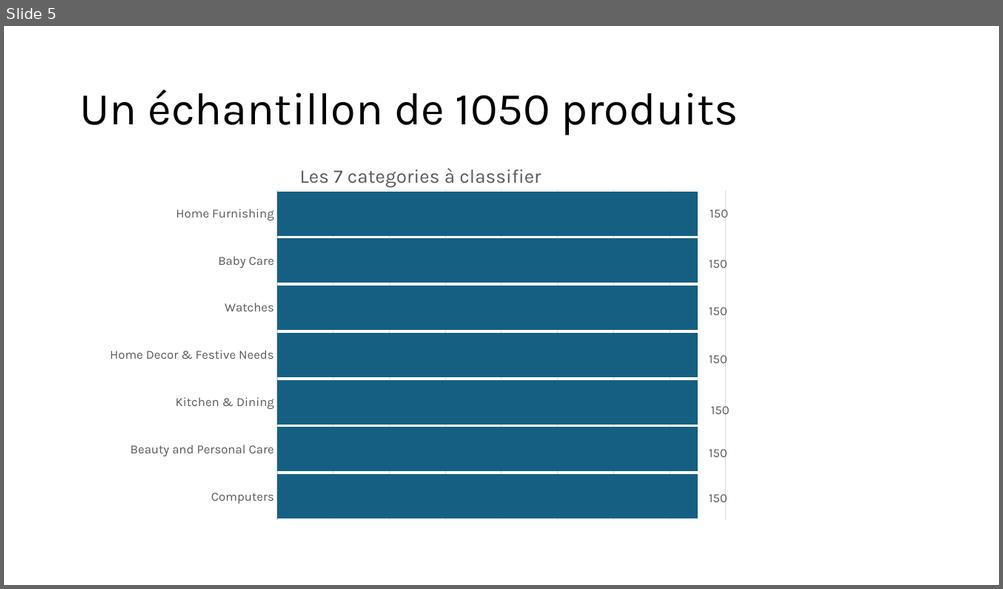
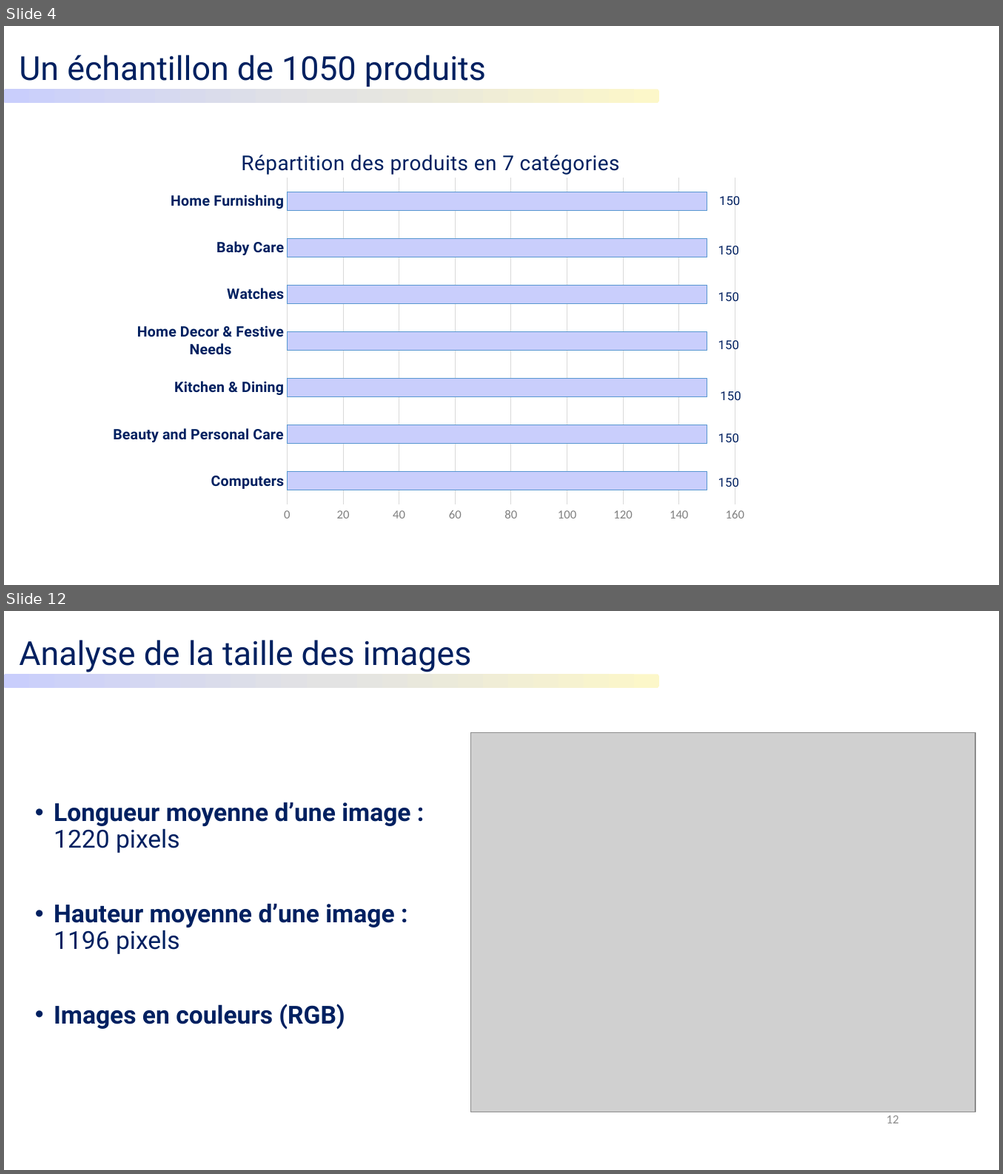
Before and after one commit to Hedredo/oc_projet_6, a slide deck: 5_presentation_072024.pptx. Shown one above the other, each under a label of ours: slide 5 before the commit, slides 4 and 12 after it; the slides between them are not shown. The pictures are 1003x589 and 1003x1174 pixels, drawn with LibreOffice and Linux fonts; fonts in the diff are those of the drawing; grey boxes stand for pictures. Boxes give left, top, right and bottom in pixels: in the first picture for what was removed or moved away, otherwise in the second. Text is boxed around its words. In the diff, an @@ line names an element or a change of style, - is before the commit and + after.

```diff
--- a/5_presentation_072024.pptx
+++ b/5_presentation_072024.pptx
@@ slide 12 added at bbox=[4, 611, 999, 1170], background #FFFFFF @@
@@ text added at bbox=[19, 640, 472, 672], 32 pt, text #002060 @@
+Analyse de la taille des images
@@ rounded rectangle added at bbox=[4, 675, 659, 688], fill gradient #FCF7C9 to #E3E3E3 to #C9CEFC @@
@@ picture added at bbox=[470, 732, 975, 1113] @@
@@ text added at bbox=[54, 802, 410, 1030], 24 pt, text #002060, bold @@
+• Longueur moyenne d’une image :
+  1220 pixels
+• Hauteur moyenne d’une image :
+  1196 pixels
+• Images en couleurs (RGB)
@@ page number added at bbox=[886, 1116, 899, 1124], 12 pt, text #8C8C8C @@
+12
@@ what was slide 5 is now slide 4 @@
@@ slide 4 changed as well @@
@@ text "Un échantillon de 1050 produits": place and size @@
-text "Un échantillon de 1050 produits" at bbox=[79, 90, 738, 136]
+text "Un échantillon de 1050 produits" at bbox=[19, 55, 486, 87]
@@ text "Un échantillon de 1050 produits" at bbox=[19, 55, 486, 87]: size 44 to 32 pt, font Karla to Roboto, text colour #000000 to #002060; line spacing 0.9 to 1; vertical alignment middle to top @@
@@ rounded rectangle added at bbox=[4, 90, 659, 103], fill gradient #FCF7C9 to #E3E3E3 to #C9CEFC @@
@@ bar chart at bbox=[113, 136, 747, 522] @@
@@ title "Les 7 categories à classifier " to "Répartition des produits en 7 catégories " @@
@@ colour of Series 1 #156082 to #C9CEFC @@
@@ data labels of Series 1 changed @@
@@ category axis changed @@
@@ value axis changed @@
@@ bar spacing changed @@
@@ lettering changed @@
@@ bar chart: place and size @@
-bar chart at bbox=[104, 147, 738, 534]
+bar chart at bbox=[113, 136, 747, 522]
```
Also in this commit, not shown: 2 other slides changed, 21 other slides added, 18 slides removed, 14 other files.
